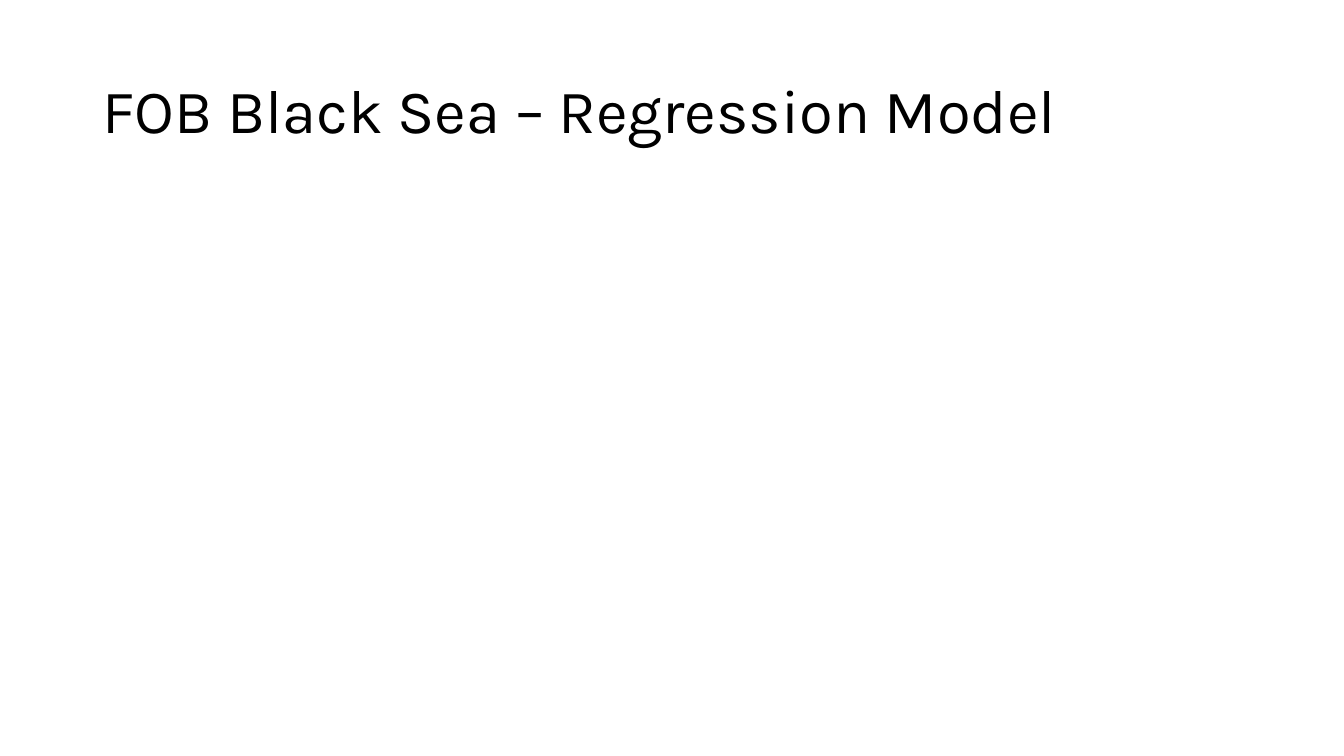
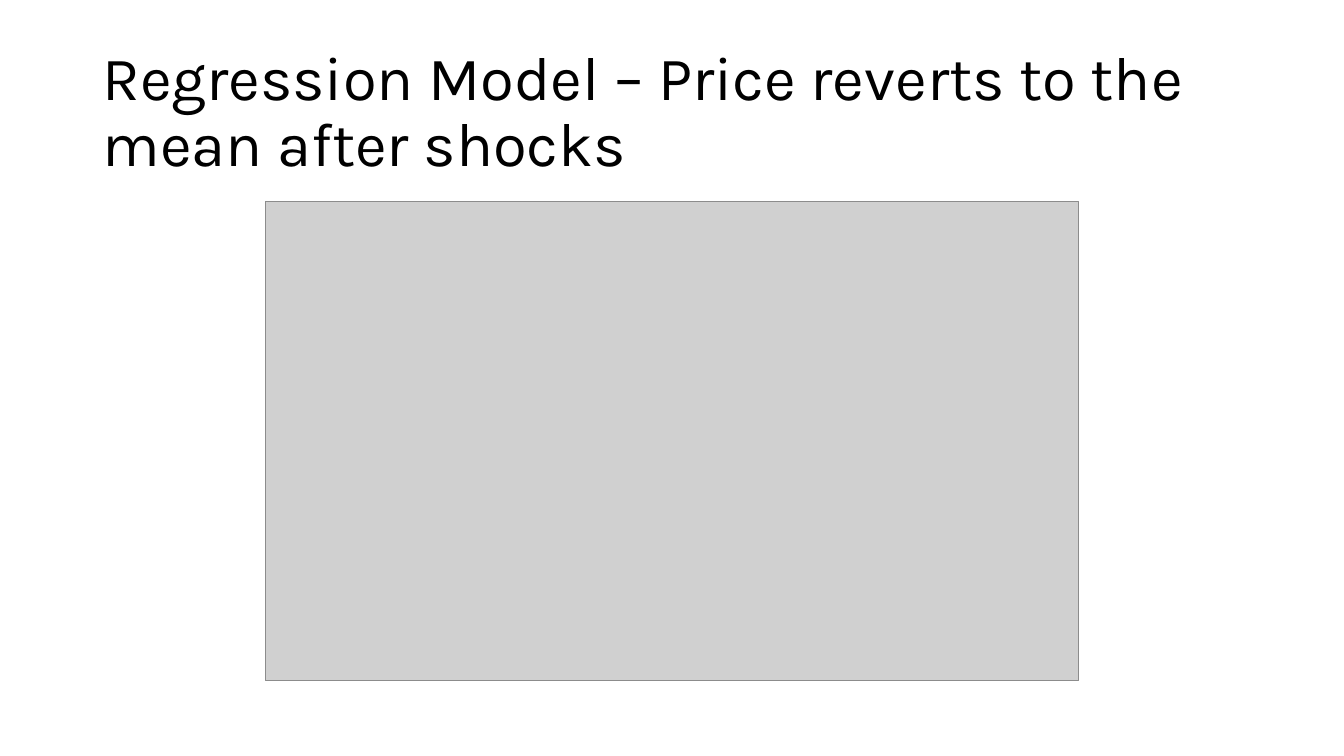
Before and after one commit to mahdi-ghafarian/time-series, a slide deck: slide 20 of borderland/2-urea/presentation/urea.pptx (slide 15 before the commit). Drawn at 1344x756 pixels with LibreOffice and Linux fonts; fonts in the diff are those of the drawing; grey boxes stand for pictures. Boxes give left, top, right and bottom in pixels: in the first picture for what was removed or moved away, otherwise in the second. Text is boxed around its words. In the diff, an @@ line names an element or a change of style, - is before the commit and + after.

```diff
--- a/borderland/2-urea/presentation/urea.pptx
+++ b/borderland/2-urea/presentation/urea.pptx
@@ title at (102,57,1183,167): text changed @@
-FOB Black Sea – Regression Model
+Regression Model – Price reverts to the mean after shocks
@@ picture added at (265,202,1079,682) @@
```
Also in this commit, not shown: 7 other slides changed, 10 slides added, 1 slide removed, 5 other files.
